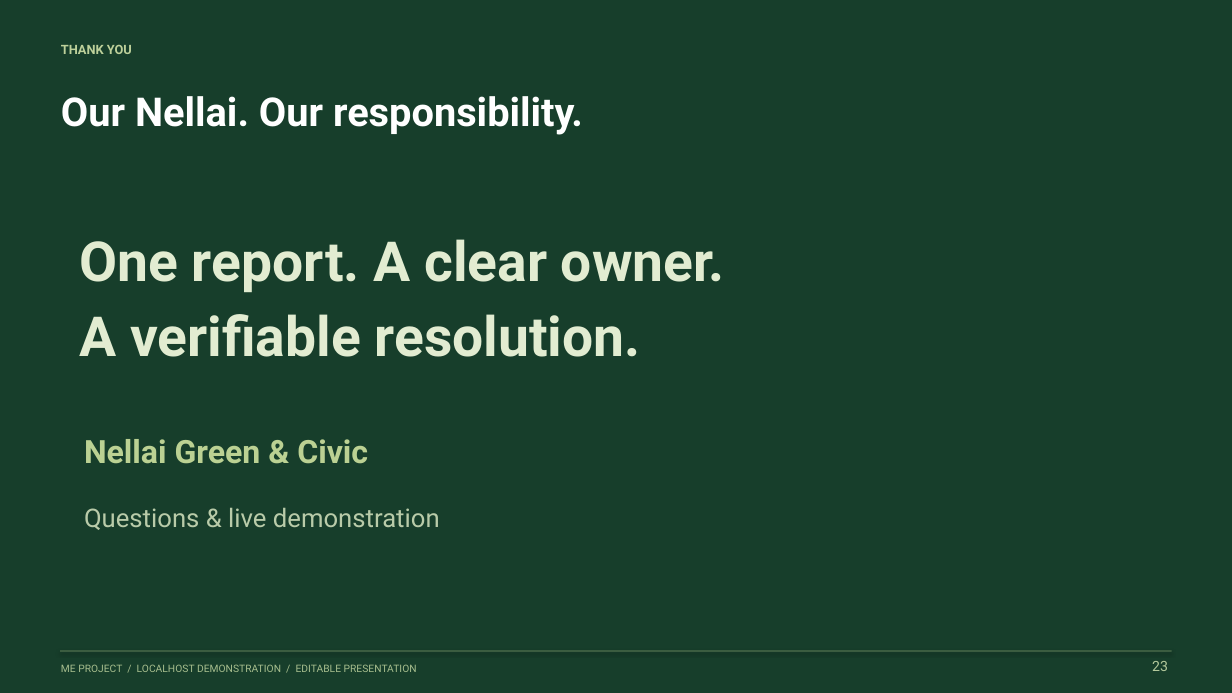
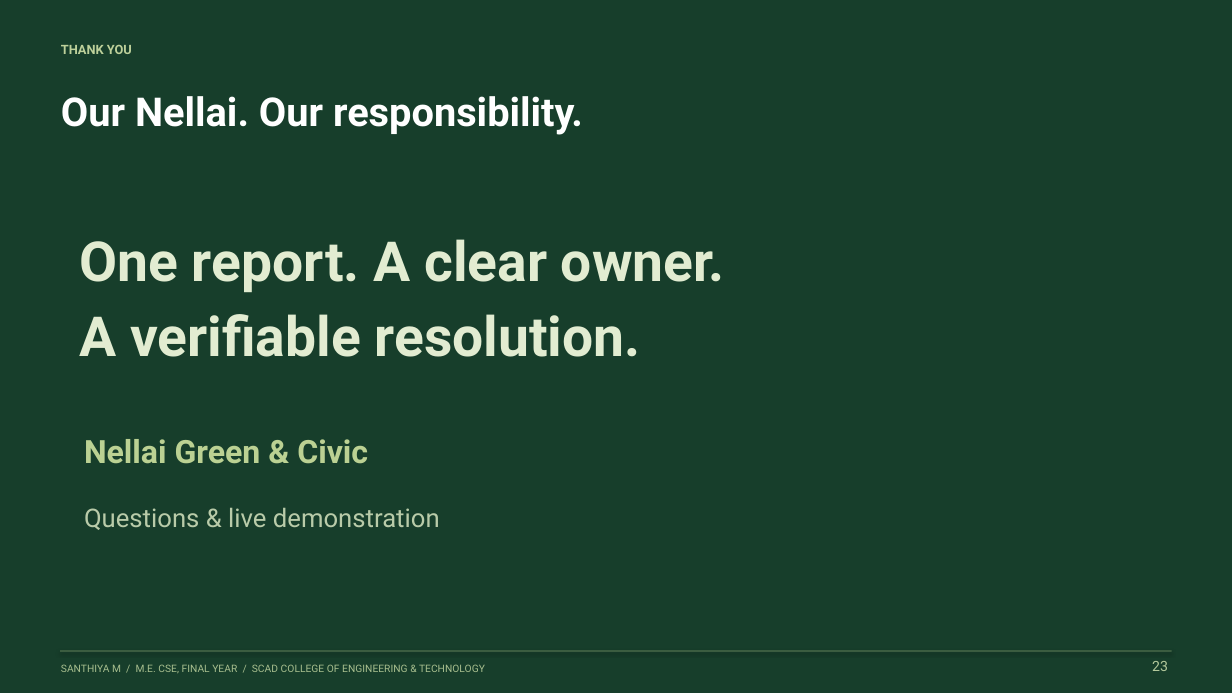
Before and after one commit to Santhiya2001/nellai-civic-demo, a slide deck: slide 23 of presentation/demo-ready/Nellai_Green_Civic_Demo_Ready.pptx. Drawn at 1232x693 pixels with LibreOffice and Linux fonts; fonts in the diff are those of the drawing. Boxes give left, top, right and bottom in pixels: in the first picture for what was removed or moved away, otherwise in the second. Text is boxed around its words. In the diff, an @@ line names an element or a change of style, - is before the commit and + after.

Commit message:
Personalize demo presentation with student details and SCAD logo

```diff
--- a/presentation/demo-ready/Nellai_Green_Civic_Demo_Ready.pptx
+++ b/presentation/demo-ready/Nellai_Green_Civic_Demo_Ready.pptx
@@ text at <box>61,664,485,673</box>: text changed @@
-ME PROJECT / LOCALHOST DEMONSTRATION / EDITABLE PRESENTATION
+SANTHIYA M / M.E. CSE, FINAL YEAR / SCAD COLLEGE OF ENGINEERING & TECHNOLOGY
```
Also in this commit, not shown: 22 other slides changed, 6 other files.
